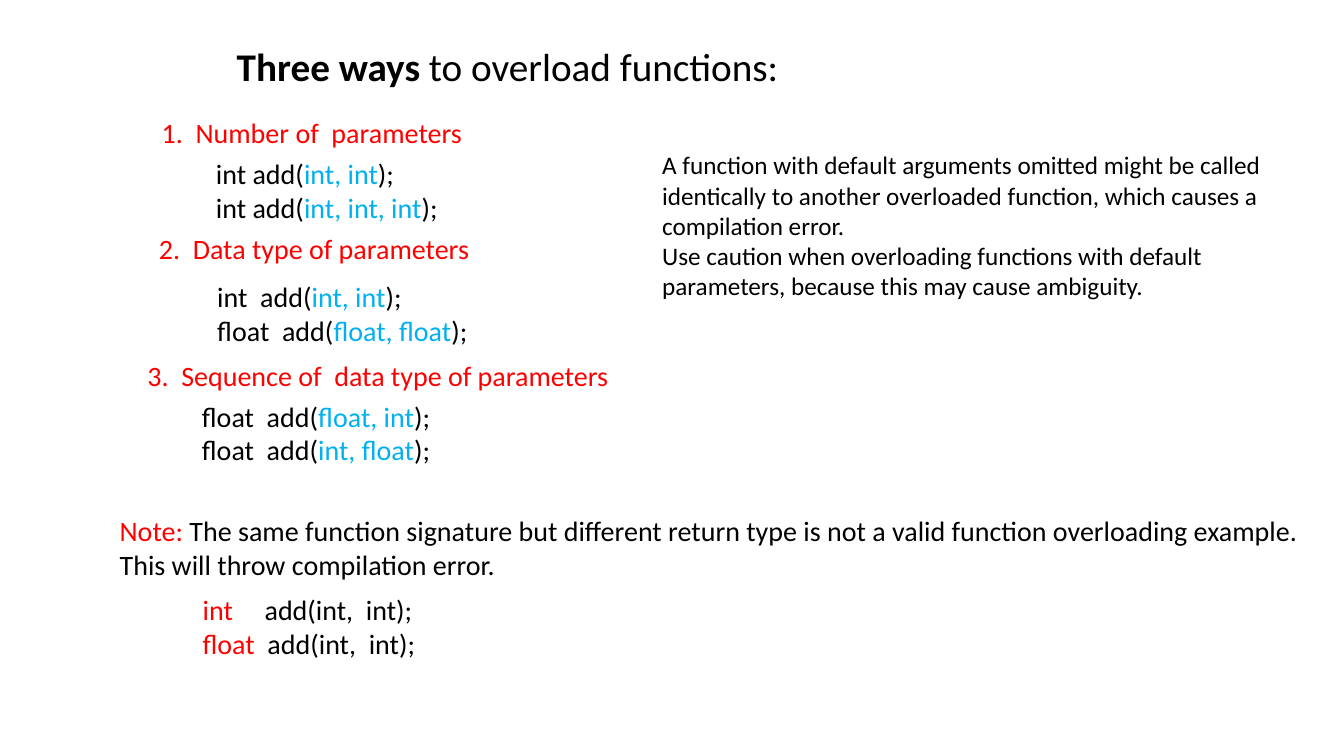
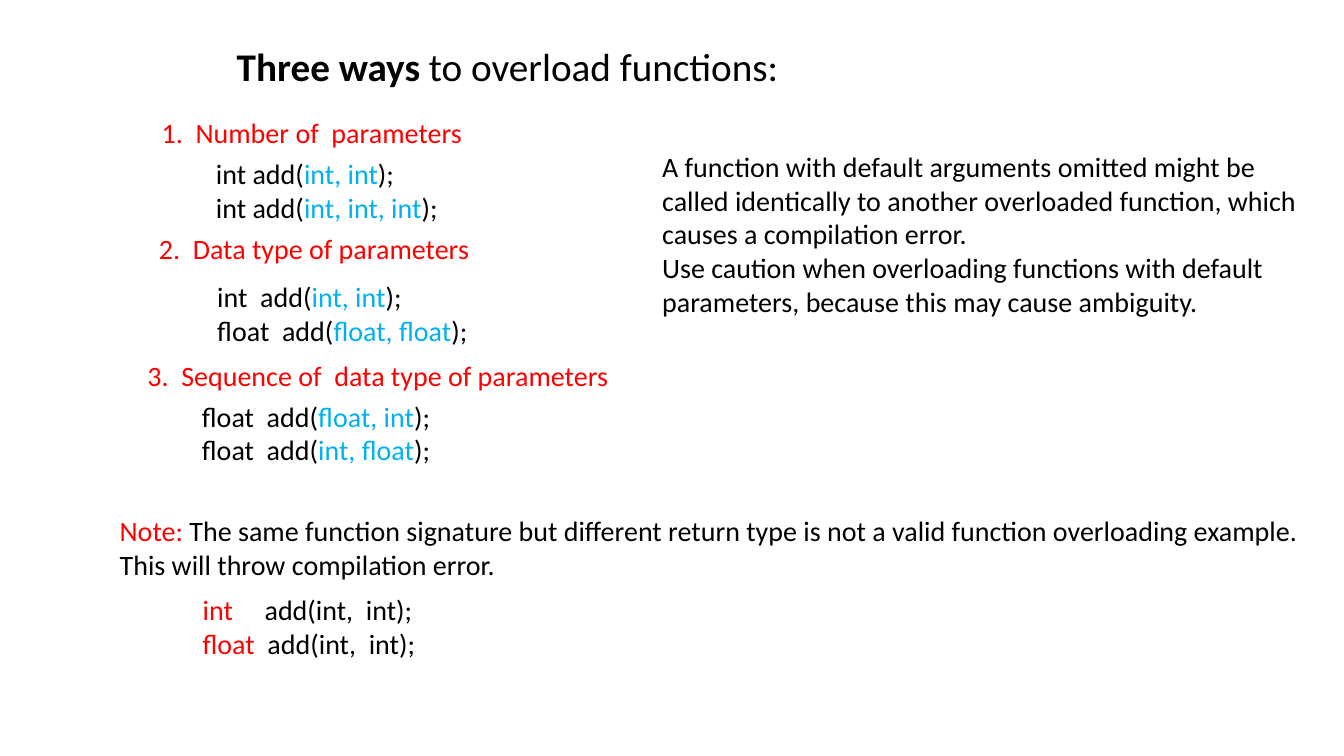
Before and after one commit to ShiqiYu/CPP, a slide deck: slide 5 of week07/Lab07.pptx. Drawn at 1344x756 pixels with LibreOffice and Linux fonts; fonts in the diff are those of the drawing; background and template pictures are left out. Boxes give left, top, right and bottom in pixels: in the first picture for what was removed or moved away, otherwise in the second. Text is boxed around its words. In the diff, an @@ line names an element or a change of style, - is before the commit and + after.

```diff
--- a/week07/Lab07.pptx
+++ b/week07/Lab07.pptx
@@ text "A function with default arguments ..." at box(662, 157, 1296, 317): size 18 to 20 pt @@
```
Also in this commit, not shown: 5 other slides changed, 4 slides added, 2 slides removed, 1 other file.
